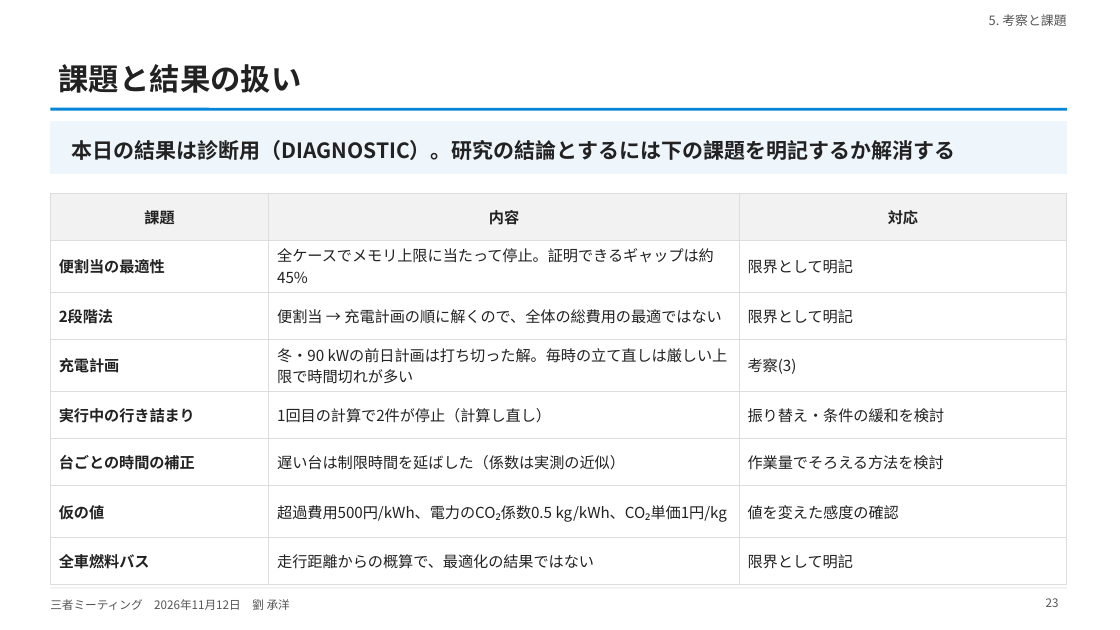
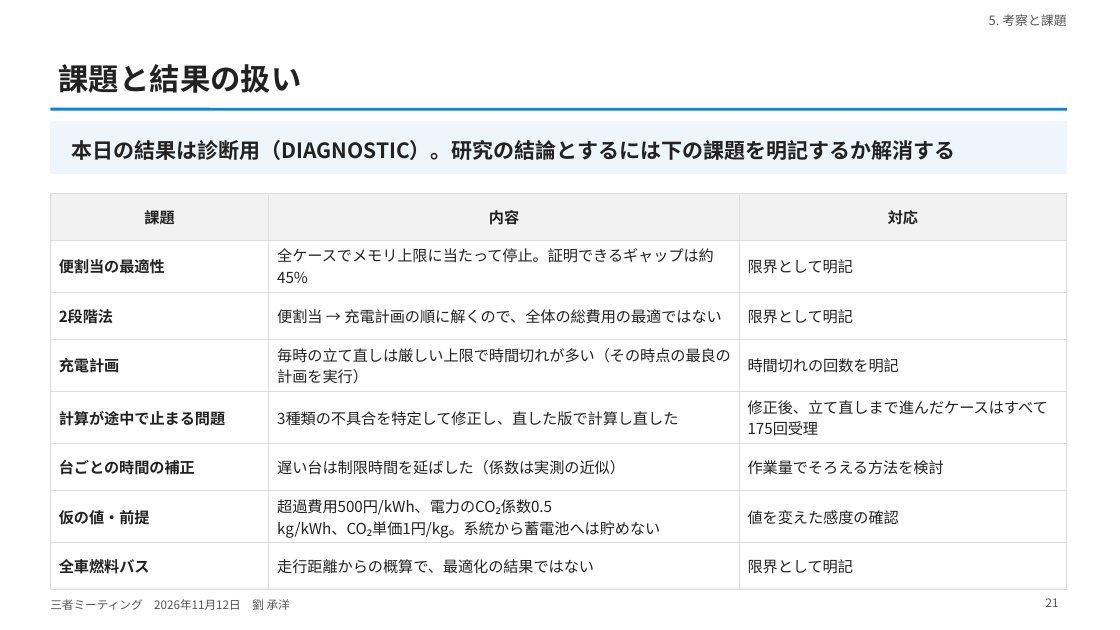
Before and after one commit to CYLIU2003/master-course, a slide deck: slide 21 of outcome/2026-11-12_three_party/three_party_20261112.pptx (slide 23 before the commit). Drawn at 1120x630 pixels with LibreOffice and Linux fonts; fonts in the diff are those of the drawing. Boxes give left, top, right and bottom in pixels: in the first picture for what was removed or moved away, otherwise in the second. Text is boxed around its words. In the diff, an @@ line names an element or a change of style, - is before the commit and + after.

```diff
--- a/outcome/2026-11-12_three_party/three_party_20261112.pptx
+++ b/outcome/2026-11-12_three_party/three_party_20261112.pptx
@@ table at bbox=[50, 193, 1067, 578] @@
-row 4, column 2: 冬・90 kWの前日計画は打ち切った解。毎時の立て直しは厳しい上限で時間切れが多い
+row 4, column 2: 毎時の立て直しは厳しい上限で時間切れが多い（その時点の最良の計画を実行）
-row 4, column 3: 考察(3)
+row 4, column 3: 時間切れの回数を明記
-row 5: 実行中の行き詰まり | 1回目の計算で2件が停止（計算し直し） | 振り替え・条件の緩和を検討
+row 5: 計算が途中で止まる問題 | 3種類の不具合を特定して修正し、直した版で計算し直した | 修正後、立て直しまで進んだケースはすべて175回受理
-row 7, column 1: 仮の値
+row 7, column 1: 仮の値・前提
-row 7, column 2: 超過費用500円/kWh、電力のCO₂係数0.5 kg/kWh、CO₂単価1円/kg
+row 7, column 2: 超過費用500円/kWh、電力のCO₂係数0.5 kg/kWh、CO₂単価1円/kg。系統から蓄電池へは貯めない
@@ page number at bbox=[1046, 598, 1059, 607]: text changed @@
-23
+21
```
Also in this commit, not shown: 20 other slides changed, 1 slide added, 6 other files.
